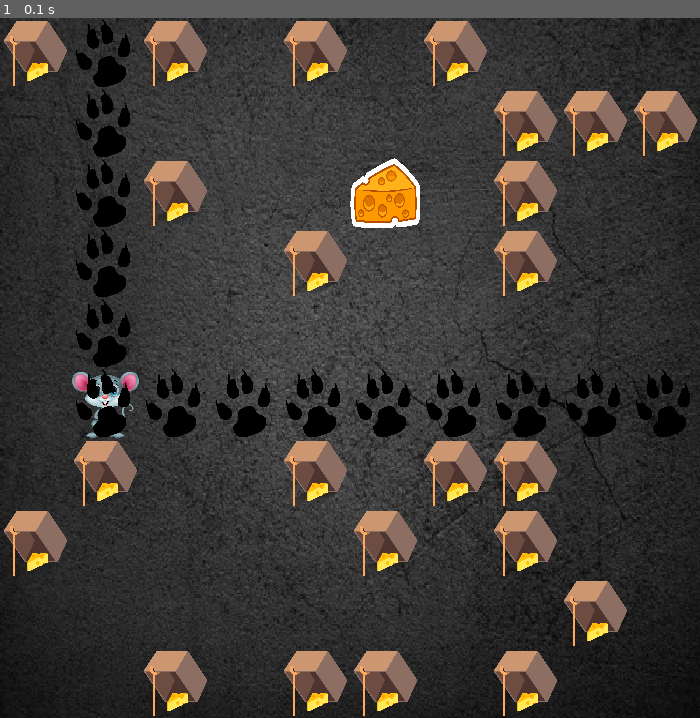
Above: before the commit, frame 1.
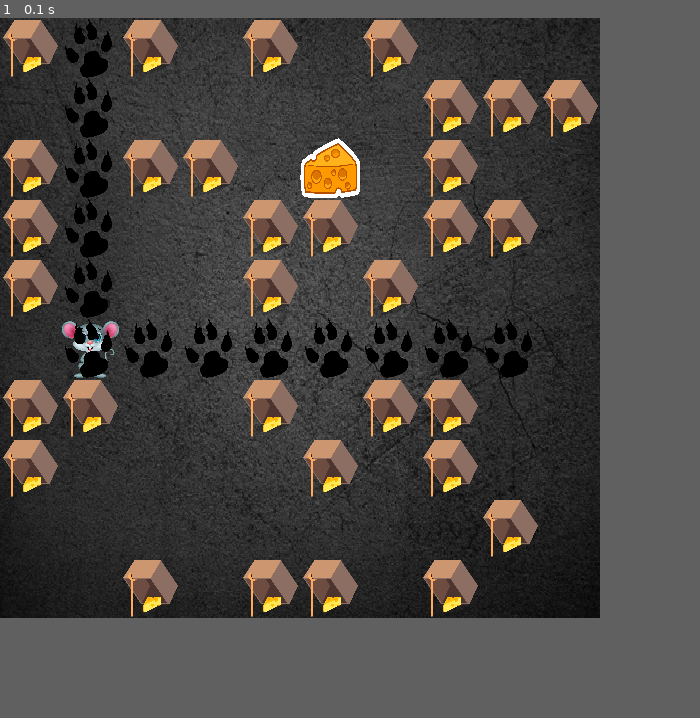
Above: after the commit, the same moment.

Repository: kzoriz/pygame
Game: pygame game, started from labirinto.py
The game is run twice, just before and just after one commit, with the same random seed, the same clock (stepped at 60 frames per second) and the same inputs.
Inputs:
- Up to frame 1 (0.1 s): no input
In our replay, the window is 700x700 before the commit and 600x600 after it. These sizes can differ from the game's own. Grey fills any space a smaller window leaves; there, only what the larger window draws over its background counts as a difference.

The runs differ from the first frame. In frame 1, 55% of the frame differs, in the area x 0-100%, y 0-100%.

Commit message:
first commit

Diff:
--- a/labirinto.py
+++ b/labirinto.py
@@ -7,7 +7,7 @@
 pygame.font.init()
 pygame.mixer.init()
 
-WIDTH, HEIGHT = 700, 700
+WIDTH, HEIGHT = 600, 600
 WIN = pygame.display.set_mode((WIDTH, HEIGHT))
 pygame.display.set_caption("LABIRINTO")
 
@@ -16,13 +16,13 @@
 RED = (255, 0, 0)
 YELLOW = (255, 255, 0)
 BLUE = (0, 0, 255)
-
+SIZE = 60
 FPS = 60
 BG = pygame.transform.scale(pygame.image.load(os.path.join('Assets', 'piso.jpg')), (WIDTH, HEIGHT + 10))
-Rato = pygame.transform.scale(pygame.image.load(os.path.join('Assets', 'rato.png')), (70, 70))
-Armadilha = pygame.transform.scale(pygame.image.load(os.path.join('Assets', 'armadilha.png')), (70, 70))
-Queijo = pygame.transform.scale(pygame.image.load(os.path.join('Assets', 'queijo.png')), (70, 70))
-Pegada = pygame.transform.scale(pygame.image.load(os.path.join('Assets', 'pegada.png')), (70, 70))
+Rato = pygame.transform.scale(pygame.image.load(os.path.join('Assets', 'rato.png')), (SIZE, SIZE))
+Armadilha = pygame.transform.scale(pygame.image.load(os.path.join('Assets', 'armadilha.png')), (SIZE, SIZE))
+Queijo = pygame.transform.scale(pygame.image.load(os.path.join('Assets', 'queijo.png')), (SIZE, SIZE))
+Pegada = pygame.transform.scale(pygame.image.load(os.path.join('Assets', 'pegada.png')), (SIZE, SIZE))
 
 
 def draw_window():
@@ -30,12 +30,12 @@
     armadilhas = []
     for i in range(0, 10):
         for j in range(0, 10):
-            if random.randint(0, 100) > 70:
-                WIN.blit(Armadilha, (i * 70, j * 70))
-                armadilhas.append(f'{i * 70},{j * 70}')
+            if random.randint(0, 100) > SIZE:
+                WIN.blit(Armadilha, (i * SIZE, j * SIZE))
+                armadilhas.append(f'{i * SIZE},{j * SIZE}')
     while True:
-        pos_x_rato = random.randint(0, 9) * 70
-        pos_y_rato = random.randint(0, 9) * 70
+        pos_x_rato = random.randint(0, 9) * SIZE
+        pos_y_rato = random.randint(0, 9) * SIZE
         pos_rato = f'{pos_x_rato},{pos_y_rato}'
         if pos_rato not in armadilhas:
             break
@@ -44,8 +44,8 @@
     print("pos_rato: ", pos_rato)
     WIN.blit(Rato, (pos_x_rato, pos_y_rato))
     while True:
-        pos_x_queijo = random.randint(0, 9) * 70
-        pos_y_queijo = random.randint(0, 9) * 70
+        pos_x_queijo = random.randint(0, 9) * SIZE
+        pos_y_queijo = random.randint(0, 9) * SIZE
         pos_queijo = f'{pos_x_queijo},{pos_y_queijo}'
         if pos_queijo not in armadilhas and pos_queijo != pos_rato:
             break
@@ -57,10 +57,10 @@
     pos_atual = f"{pos_x_rato}{pos_y_rato}"
     pos_x = pos_x_rato
     pos_y = pos_y_rato
-    prox_up = f"{pos_x},{pos_y - 70}"
-    prox_left = f"{pos_x - 70},{pos_y}"
-    prox_down = f"{pos_x},{pos_y + 70}"
-    prox_right = f"{pos_x + 70},{pos_y}"
+    prox_up = f"{pos_x},{pos_y - SIZE}"
+    prox_left = f"{pos_x - SIZE},{pos_y}"
+    prox_down = f"{pos_x},{pos_y + SIZE}"
+    prox_right = f"{pos_x + SIZE},{pos_y}"
     up = True
     right = False
     down = False
@@ -75,13 +75,16 @@
     #     if posicao not in lista and 0 <= y - 70 <= tamanho:
     #         vazio = True
     #     return vazio
+    # def caminho_up(pos_x, pos_y, armadilhas):
+    #     if f"{pos_x},{pos_y}" not in armadilhas:
+
 
     def verificar(pos_x, pos_y, z):
         achou = False
-        prox_up = f"{pos_x},{pos_y - 70}"
-        prox_left = f"{pos_x - 70},{pos_y}"
-        prox_down = f"{pos_x},{pos_y + 70}"
-        prox_right = f"{pos_x + 70},{pos_y}"
+        prox_up = f"{pos_x},{pos_y - SIZE}"
+        prox_left = f"{pos_x - SIZE},{pos_y}"
+        prox_down = f"{pos_x},{pos_y + SIZE}"
+        prox_right = f"{pos_x + SIZE},{pos_y}"
         if prox_up == z or prox_left == z or prox_down == z or prox_right == z:
             achou = True
             return achou
@@ -93,32 +96,34 @@
         if verificar(pos_x_rato, pos_y_rato, pos_queijo):
             print("AChou!")
             break
-
-        while f"{pos_x},{pos_y - 70}" not in armadilhas and pos_y - 70 >= 0 and verificar(pos_x, pos_y, pos_queijo) == False:
-            print(f"up: {pos_x},{pos_y}")
-            pos_y = pos_y - 70
+        while f"{pos_x},{pos_y - SIZE}" not in armadilhas and pos_y - SIZE >= 0 and verificar(pos_x, pos_y, pos_queijo) == False:
+            print(f"up: {pos_x},{pos_y - SIZE}")
+            pos_y = pos_y - SIZE
             WIN.blit(Pegada, (pos_x, pos_y))
             if verificar(pos_x, pos_y, pos_queijo):
                 print("AChou!")
                 break
-        while f"{pos_x - 70},{pos_y}" not in armadilhas and pos_x - 70 >= 0 and verificar(pos_x, pos_y, pos_queijo) == False:
-            print(f"left: {pos_x},{pos_y}")
-            pos_x = pos_x - 70
+        while f"{pos_x - SIZE},{pos_y}" not in armadilhas and pos_x - SIZE >= 0 and verificar(pos_x, pos_y, pos_queijo) == False:
+            print(f"left: {pos_x - SIZE},{pos_y}")
+            pos_x = pos_x - SIZE
             WIN.blit(Pegada, (pos_x, pos_y))
+
             if verificar(pos_x, pos_y, pos_queijo):
                 print("AChou!")
                 break
-        while f"{pos_x},{pos_y + 70}" not in armadilhas and pos_y + 70 <= 630 and verificar(pos_x, pos_y, pos_queijo) == False:
-            print(f"down: {pos_x},{pos_y}")
-            pos_y = pos_y + 70
+        while f"{pos_x},{pos_y + SIZE}" not in armadilhas and pos_y + SIZE <= 530 and verificar(pos_x, pos_y, pos_queijo) == False:
+            print(f"down: {pos_x},{pos_y + SIZE}")
+            pos_y = pos_y + SIZE
             WIN.blit(Pegada, (pos_x, pos_y))
+
             if verificar(pos_x, pos_y, pos_queijo):
                 print("AChou!")
                 break
-        while f"{pos_x + 70},{pos_y}" not in armadilhas and pos_x + 70 <= 630 and verificar(pos_x, pos_y, pos_queijo) == False:
-            print(f"right: {pos_x},{pos_y}")
-            pos_x = pos_x + 70
+        while f"{pos_x + SIZE},{pos_y}" not in armadilhas and pos_x + SIZE <= 530 and verificar(pos_x, pos_y, pos_queijo) == False:
+            print(f"right: {pos_x + SIZE},{pos_y}")
+            pos_x = pos_x + SIZE
             WIN.blit(Pegada, (pos_x, pos_y))
+
             if verificar(pos_x, pos_y, pos_queijo):
                 print("AChou!")
                 break
@@ -126,11 +131,14 @@
             print("Parabéns!")
             break
         else:
-            print(f"{pos_x},{pos_y}")
+            print(f"UP: {pos_x},{pos_y - SIZE}")
+            print(f"LEFT: {pos_x - SIZE},{pos_y}")
+            print(f"DOWN: {pos_x},{pos_y + SIZE}")
+            print(f"RIGTH: {pos_x + SIZE},{pos_y}")
             print(armadilhas)
             print("sem Saida")
             break
-
+    # pygame.time.delay(2000)
     pygame.display.update()
 
 
@@ -144,7 +152,8 @@
             if event.type == pygame.QUIT:
                 run = False
                 pygame.quit()
-
+        # pygame.time.delay(2000)
+        pygame.display.update()
     main()
 
 
--- a/space_ships.py
+++ b/space_ships.py
@@ -20,7 +20,7 @@
 
 BG_SOUND = pygame.mixer.Sound(os.path.join('Assets/gta.mp3'))
 BULLET_HIT_SOUND = pygame.mixer.Sound(os.path.join('Assets', 'Grenade+1.mp3'))
-BULLET_FIRE_SOUND = pygame.mixer.Sound(os.path.join('Assets', 'Gun+silencer.mp3'))
+BULLET_FIRE_SOUND = pygame.mixer.Sound(os.path.join('Assets', 'Gun+Silencer.mp3'))
 
 LIFE_FONT = pygame.font.SysFont('comicsans', 25)
 WINNER_FONT = pygame.font.SysFont('comicsans', 100)
--- /dev/null
+++ b/teste.py
@@ -0,0 +1,279 @@
+import random
+import pygame
+import os
+import pygame.mixer
+
+pygame.font.init()
+pygame.mixer.init()
+
+WIDTH, HEIGHT = 600, 600
+WIN = pygame.display.set_mode((WIDTH, HEIGHT))
+pygame.display.set_caption("LABIRINTO")
+
+WHITE = (255, 255, 255)
+BLACK = (0, 0, 0)
+RED = (255, 0, 0)
+YELLOW = (255, 255, 0)
+BLUE = (0, 0, 255)
+SIZE = 60
+FPS = 60
+BG = pygame.transform.scale(pygame.image.load(os.path.join('Assets', 'piso.jpg')), (WIDTH, HEIGHT))
+BG2 = pygame.transform.scale(pygame.image.load(os.path.join('Assets', 'ratoqueijo.png')), (WIDTH, HEIGHT))
+BG3 = pygame.transform.scale(pygame.image.load(os.path.join('Assets', 'ratosad.png')), (WIDTH, HEIGHT))
+LOGO = pygame.transform.scale(pygame.image.load(os.path.join('Assets', 'logo.png')), (518, 150))
+PRESS_SPACE = pygame.transform.scale(pygame.image.load(os.path.join('Assets', 'press_space.png')), (212, 50))
+ACHOU = pygame.transform.scale(pygame.image.load(os.path.join('Assets', 'achou.png')), (356, 150))
+NAO_ACHOU = pygame.transform.scale(pygame.image.load(os.path.join('Assets', 'sem_caminho.png')), (468, 75))
+Rato = pygame.transform.scale(pygame.image.load(os.path.join('Assets', 'rato.png')), (SIZE, SIZE))
+Armadilha = pygame.transform.scale(pygame.image.load(os.path.join('Assets', 'armadilha.png')), (SIZE, SIZE))
+Queijo = pygame.transform.scale(pygame.image.load(os.path.join('Assets', 'queijo.png')), (SIZE, SIZE))
+Pegada = pygame.transform.scale(pygame.image.load(os.path.join('Assets', 'pegada.png')), (SIZE, SIZE))
+Parede = pygame.transform.scale(pygame.image.load(os.path.join('Assets', 'parede.png')), (SIZE, SIZE))
+x = pygame.transform.scale(pygame.image.load(os.path.join('Assets', 'x.png')), (SIZE, SIZE))
+
+BG_SOUND = pygame.mixer.Sound(os.path.join('Assets/FunnySong.mp3'))
+INTRO_SOUND = pygame.mixer.Sound(os.path.join('Assets/intro2.mp3'))
+PASSOS_SOUND = pygame.mixer.Sound(os.path.join('Assets/passo.mp3'))
+BUZZ_SOUND = pygame.mixer.Sound(os.path.join('Assets/buzz.mp3'))
+WINS_SOUND = pygame.mixer.Sound(os.path.join('Assets/wins.mp3'))
+FAIL_SOUND = pygame.mixer.Sound(os.path.join('Assets/fail.mp3'))
+QISSO_SOUND = pygame.mixer.Sound(os.path.join('Assets/queisso.mp3'))
+RAPAZ_SOUND = pygame.mixer.Sound(os.path.join('Assets/Rapaz.mp3'))
+SUSPENSE_SOUND = pygame.mixer.Sound(os.path.join('Assets/Suspense.mp3'))
+
+WIN.blit(BG, (0, 0))
+
+TAMANHO = 10
+DESTINO = 'D'
+CAMINHO = '.'
+SEM_SAIDA = 'X'
+VAZIO = ' '
+INICIO = 'I'
+tabuleiro = [[],
+             [],
+             [],
+             [],
+             [],
+             [],
+             [],
+             [],
+             [],
+             []]
+
+
+def inicializar_matriz(matriz, TAMANHO):
+    for i in range(TAMANHO):
+        matriz[i].insert(i, '|')
+        for j in range(1, TAMANHO):
+            if j == TAMANHO - 1:
+                matriz[i].insert(j, '|')
+            else:
+                x = random.randint(0, 100)
+                if x > 70:
+                    matriz[i].insert(j, '#')
+                else:
+                    matriz[i].insert(j, ' ')
+
+    for i in range(TAMANHO):
+        matriz[0][i] = '_'
+        matriz[TAMANHO - 1][i] = '_'
+    return matriz
+
+
+def gerar_numero(min, max):
+    valor = random.randint(0, max - min)
+    coordenada = min + valor
+    return coordenada
+
+
+def imprimir(matriz):
+    for i in matriz:
+        print(i)
+
+
+def posicao_vazia(linha, coluna):
+    for i in range(0, 10):
+        for j in range(0, 10):
+            if tabuleiro[i][j] == '#':
+                WIN.blit(Armadilha, (i * SIZE, j * SIZE))
+                pygame.display.update()
+            elif tabuleiro[i][j] == 'I':
+                WIN.blit(Rato, (i * SIZE, j * SIZE))
+                pygame.display.update()
+            elif tabuleiro[i][j] == 'D':
+                WIN.blit(Queijo, (i * SIZE, j * SIZE))
+                pygame.display.update()
+            elif tabuleiro[i][j] == '|' or tabuleiro[i][j] == '_':
+                WIN.blit(Parede, (i * SIZE, j * SIZE))
+                pygame.display.update()
+    print("posicao_vazia")
+    vazio = False
+    if 0 <= linha < TAMANHO and coluna >= 0 and coluna < TAMANHO:
+        vazio = (tabuleiro[linha][coluna] == VAZIO)
+        imprimir(tabuleiro)
+    pygame.display.update()
+    return vazio
+
+
+def tentar_caminho(prox_linha, prox_coluna):
+    # print("tentar_caminho")
+    achou = False
+    pygame.display.update()
+    if tabuleiro[prox_linha][prox_coluna] == DESTINO:
+        # print("tentar_caminho |")
+        achou = True
+        WIN.blit(BG2, (0, 0))
+        pygame.display.update()
+    elif posicao_vazia(prox_linha, prox_coluna):
+        # print("tentar_caminho ||")
+        tabuleiro[prox_linha][prox_coluna] = CAMINHO
+        WIN.blit(Pegada, (prox_linha * SIZE, prox_coluna * SIZE))
+        PASSOS_SOUND.play()
+        imprimir(tabuleiro)
+        pygame.display.update()
+        pygame.time.delay(500)
+        achou = procurar_caminho(prox_linha, prox_coluna)
+        if not achou:
+            tabuleiro[prox_linha][prox_coluna] = SEM_SAIDA
+            WIN.blit(x, (prox_linha * SIZE, prox_coluna * SIZE))
+            SUSPENSE_SOUND.play()
+            BUZZ_SOUND.play()
+            ran = random.randint(0, 100)
+            if ran > 70:
+                QISSO_SOUND.play()
+            elif ran < 30:
+                RAPAZ_SOUND.play()
+            imprimir(tabuleiro)
+            pygame.display.update()
+            pygame.time.delay(500)
+    return achou
+
+
+def procurar_caminho(linha_atual, coluna_atual):
+    print("tenta subir")
+    prox_linha = linha_atual - 1
+    prox_coluna = coluna_atual
+    achou = False
+    achou = tentar_caminho(prox_linha, prox_coluna)
+    if not achou:
+        prox_linha = linha_atual + 1
+        prox_coluna = coluna_atual
+        achou = tentar_caminho(prox_linha, prox_coluna)
+    if not achou:
+        prox_linha = linha_atual
+        prox_coluna = coluna_atual - 1
+        achou = tentar_caminho(prox_linha, prox_coluna)
+    if not achou:
+        prox_linha = linha_atual
+        prox_coluna = coluna_atual + 1
+        achou = tentar_caminho(prox_linha, prox_coluna)
+
+    return achou
+
+
+# tabuleiro = inicializar_matriz(tabuleiro, TAMANHO)
+# linha_inicio = gerar_numero(1, 8)
+# coluna_inicio = gerar_numero(1, 8)
+# linha_destino = gerar_numero(1, 8)
+# coluna_destino = gerar_numero(1, 8)
+#
+# tabuleiro[linha_inicio][coluna_inicio] = INICIO
+#
+# tabuleiro[linha_destino][coluna_destino] = DESTINO
+# imprimir(tabuleiro)
+
+
+# def draw_window():
+#     WIN.blit(BG, (0, 0))
+#     for i in range(0, 10):
+#         for j in range(0, 10):
+#             if tabuleiro[i][j] == '#':
+#                 WIN.blit(Armadilha, (i * SIZE, j * SIZE))
+#                 pygame.display.update()
+#             elif tabuleiro[i][j] == 'I':
+#                 WIN.blit(Rato, (i * SIZE, j * SIZE))
+#             elif tabuleiro[i][j] == 'D':
+#                 WIN.blit(Queijo, (i * SIZE, j * SIZE))
+#     pygame.display.update()
+
+
+# BG_SOUND.play()
+# achou = procurar_caminho(linha_inicio, coluna_inicio)
+#
+# if achou:
+#     print("achou caminho!")
+#     pygame.display.update()
+#     WIN.blit(BG2, (0, 0))
+#     pygame.display.update()
+#     BG_SOUND.stop()
+#     WINS_SOUND.play()
+# else:
+#     print("nao tem caminho!")
+#     pygame.display.update()
+#     WIN.blit(BG3, (0, 0))
+#     pygame.display.update()
+#     BG_SOUND.stop()
+#     FAIL_SOUND.play()
+
+def main():
+    global tabuleiro
+    clock = pygame.time.Clock()
+    run = True
+    WIN.blit(BG, (0, 0))
+    WIN.blit(LOGO, (WIDTH/2 - 259, HEIGHT/3 - 75))
+    WIN.blit(PRESS_SPACE, (WIDTH/2 - 106, HEIGHT/2 - 25))
+
+    INTRO_SOUND.play()
+    while run:
+        clock.tick(FPS)
+        for event in pygame.event.get():
+            if event.type == pygame.QUIT:
+                run = False
+                pygame.quit()
+            if event.type == pygame.KEYUP:
+                if event.key == pygame.K_SPACE:
+                    INTRO_SOUND.stop()
+                    tabuleiro = inicializar_matriz(tabuleiro, TAMANHO)
+                    linha_inicio = gerar_numero(1, 8)
+                    coluna_inicio = gerar_numero(1, 8)
+                    linha_destino = gerar_numero(1, 8)
+                    coluna_destino = gerar_numero(1, 8)
+
+                    tabuleiro[linha_inicio][coluna_inicio] = INICIO
+                    tabuleiro[linha_destino][coluna_destino] = DESTINO
+                    imprimir(tabuleiro)
+                    BG_SOUND.play()
+                    WIN.blit(BG, (0, 0))
+                    achou = procurar_caminho(linha_inicio, coluna_inicio)
+
+                    if achou:
+                        print("achou caminho!")
+                        # pygame.time.delay(1000)
+                        # pygame.display.update()
+                        WIN.blit(BG2, (0, 0))
+                        WIN.blit(ACHOU, (WIDTH / 2 - 356 / 2, HEIGHT - 250))
+                        pygame.display.update()
+                        BG_SOUND.stop()
+                        WINS_SOUND.play()
+                        pygame.time.delay(3000)
+                        WIN.blit(PRESS_SPACE, (WIDTH / 2 - 106, HEIGHT / 2 - 25))
+                        break
+                    else:
+                        print("nao tem caminho!")
+                        pygame.time.delay(1000)
+                        pygame.display.update()
+                        WIN.blit(BG3, (0, 0))
+                        WIN.blit(NAO_ACHOU, (WIDTH / 2 - 234, HEIGHT - 250))
+                        pygame.display.update()
+                        BG_SOUND.stop()
+                        FAIL_SOUND.play()
+                        pygame.time.delay(3000)
+                        WIN.blit(PRESS_SPACE, (WIDTH / 2 - 106, HEIGHT / 2 - 25))
+                        break
+
+        pygame.display.update()
+    main()
+
+
+if __name__ == "__main__":
+    main()
Binary file added: Assets/achou.png
Binary file added: Assets/bg2.jpg
Binary file added: Assets/logo.gif
Binary file added: Assets/logo.png
Binary file added: Assets/logo2.png
Binary file added: Assets/parede.png
Binary file added: Assets/press_space.png
Binary file added: Assets/ratoqueijo.png
Binary file added: Assets/ratosad.jpg
Binary file added: Assets/ratosad.png
Binary file added: Assets/sem_caminho.png
Binary file added: Assets/x.png
(and 14 more such lines)
